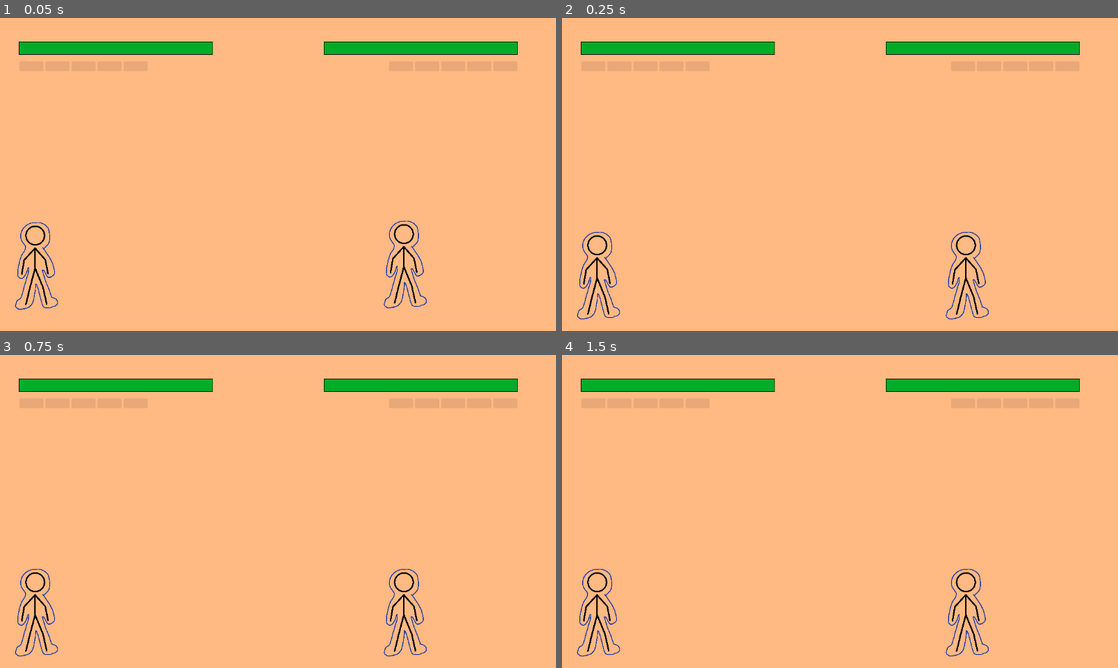
Above: before the commit, frames 1-4 (two rows, left to right).
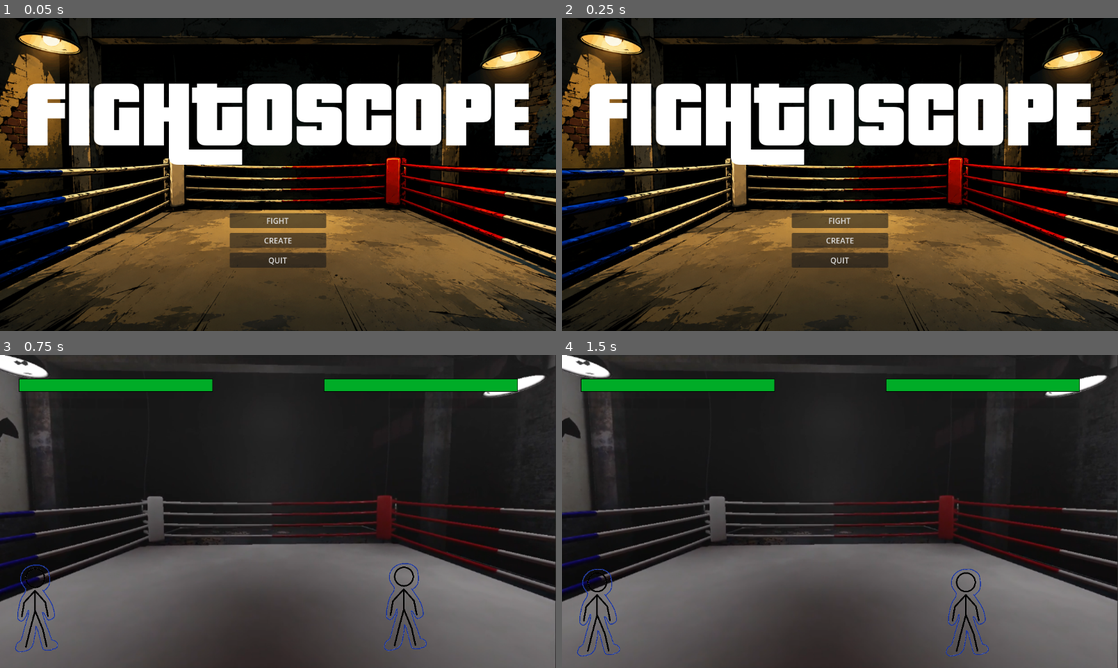
Above: after the commit, the same moments.

Repository: JOACCE/JOACCE-Beta
Game: Godot game, scene res://scenes/o-test/menus/start_menu.tscn
Two runs of this game, one before a commit and one after it. Both use one fixed random seed, a clock stepped at 60 frames per second and the inputs below. Before the commit the project starts from res://scenes/o-test/level/arena.tscn.
Inputs (mouse positions are in pixels of both pictures, inside the frame that each line leads up to):
- Up to frame 1 (0.05 s): no input
- Up to frame 2 (0.25 s): no input
- Up to frame 3 (0.75 s): click (278, 558) at 0.5 s, where only the run after the commit has a clickable "FIGHT"
- Up to frame 4 (1.5 s): tap Enter at 1.25 s; tap K (kick) at 1.35 s

The runs differ from the first frame. In frame 1, 100% of the frame differs, in the area x 0-100%, y 0-100%; in frame 2, 100%; in frame 3, 97%; in frame 4, 97%.

Commit message:
Create Start Menu and Add Arena Background

Diff:
--- a/joacce/project.godot
+++ b/joacce/project.godot
@@ -15,7 +15,7 @@
 [application]
 
 config/name="joacce"
-run/main_scene="uid://jsjuhonb7wka"
+run/main_scene="uid://c67t7qnh2fh8v"
 config/features=PackedStringArray("4.6", "Forward Plus")
 config/icon="res://icon.svg"
 
--- a/joacce/scenes/o-test/level/arena.tscn
+++ b/joacce/scenes/o-test/level/arena.tscn
@@ -1,17 +1,20 @@
 [gd_scene format=3 uid="uid://jsjuhonb7wka"]
 
 [ext_resource type="PackedScene" uid="uid://be8fgmdt6yakd" path="res://scenes/o-test/player/fighter.tscn" id="1_hn76v"]
+[ext_resource type="Script" uid="uid://b7o4j16agbpsf" path="res://scenes/o-test/level/match_manager.gd" id="1_iw1hm"]
+[ext_resource type="Texture2D" uid="uid://b71upxtsdqr3k" path="res://assets/menus/arena.png" id="2_j50fx"]
 [ext_resource type="Script" uid="uid://bie32sa0pgecn" path="res://scenes/o-test/player/StateMachine/StateMachine.gd" id="2_pq3kf"]
 
 [sub_resource type="RectangleShape2D" id="RectangleShape2D_3m8qi"]
 size = Vector2(1192, 20)
 
 [node name="Arena" type="Node2D" unique_id=102359838]
+script = ExtResource("1_iw1hm")
 
-[node name="ColorRect" type="ColorRect" parent="." unique_id=1449089816]
+[node name="ColorRect" type="TextureRect" parent="." unique_id=1186860121]
 offset_right = 1152.0
 offset_bottom = 648.0
-color = Color(1, 0.7250052, 0.51184094, 1)
+texture = ExtResource("2_j50fx")
 
 [node name="Environment" type="Node2D" parent="." unique_id=1426574357]
 
--- /dev/null
+++ b/joacce/scenes/o-test/level/match_manager.gd
@@ -0,0 +1,10 @@
+extends Node2D
+
+# reference to each fighter, needed to track hp
+@onready var fighter_1 = $Fighters/Fighter
+@onready var fighter_2 = $Fighters/Fighter2
+
+# Each fighter will send a signal when their health reaches 0
+
+#func _ready():
+	#fight
--- /dev/null
+++ b/joacce/scenes/o-test/menus/start_menu.gd
@@ -0,0 +1,10 @@
+extends Control
+
+func _on_fight_pressed() -> void:
+	get_tree().change_scene_to_file("res://scenes/o-test/level/arena.tscn")
+
+func _on_create_pressed() -> void:
+	pass # Replace with function body.
+
+func _on_quit_pressed() -> void:
+	get_tree().quit()
--- a/joacce/scenes/o-test/menus/start_menu.tscn
+++ b/joacce/scenes/o-test/menus/start_menu.tscn
@@ -1,4 +1,11 @@
 [gd_scene format=3 uid="uid://c67t7qnh2fh8v"]
+
+[ext_resource type="Script" uid="uid://bsbuulqjjpyev" path="res://scenes/o-test/menus/start_menu.gd" id="1_wcgbl"]
+[ext_resource type="FontFile" uid="uid://bphypfln80nsy" path="res://assets/fonts/Pricedown Bl.otf" id="2_i3wqb"]
+[ext_resource type="Texture2D" uid="uid://bnb23ug205aku" path="res://assets/menus/TEMP title.png" id="2_lrk34"]
+
+[sub_resource type="AtlasTexture" id="AtlasTexture_lrk34"]
+atlas = ExtResource("2_lrk34")
 
 [node name="StartMenu" type="Control" unique_id=2137918807]
 layout_mode = 3
@@ -7,6 +14,19 @@
 anchor_bottom = 1.0
 grow_horizontal = 2
 grow_vertical = 2
+script = ExtResource("1_wcgbl")
+
+[node name="TextureRect" type="TextureRect" parent="." unique_id=308670984]
+layout_mode = 1
+anchors_preset = 15
+anchor_right = 1.0
+anchor_bottom = 1.0
+offset_right = 520.0
+offset_bottom = 293.0
+grow_horizontal = 2
+grow_vertical = 2
+scale = Vector2(0.7, 0.7)
+texture = SubResource("AtlasTexture_lrk34")
 
 [node name="Label" type="Label" parent="." unique_id=1183691088]
 layout_mode = 1
@@ -21,6 +41,8 @@
 offset_bottom = -128.5
 grow_horizontal = 2
 grow_vertical = 2
+theme_override_fonts/font = ExtResource("2_i3wqb")
+theme_override_font_sizes/font_size = 200
 text = "FIGHTOSCOPE"
 
 [node name="VBoxContainer" type="VBoxContainer" parent="." unique_id=1736695817]
@@ -30,18 +52,29 @@
 anchor_top = 0.5
 anchor_right = 0.5
 anchor_bottom = 0.5
-offset_left = -20.0
-offset_top = -20.0
-offset_right = 20.0
-offset_bottom = 20.0
+offset_left = -33.0
+offset_top = 85.5
+offset_right = 33.0
+offset_bottom = 186.5
 grow_horizontal = 2
 grow_vertical = 2
+theme_override_constants/separation = 10
 
 [node name="Fight" type="Button" parent="VBoxContainer" unique_id=278414082]
+custom_minimum_size = Vector2(200, 0)
 layout_mode = 2
+text = "FIGHT"
 
 [node name="Create" type="Button" parent="VBoxContainer" unique_id=2028321398]
+custom_minimum_size = Vector2(200, 0)
 layout_mode = 2
+text = "CREATE"
 
 [node name="Quit" type="Button" parent="VBoxContainer" unique_id=801400251]
+custom_minimum_size = Vector2(200, 0)
 layout_mode = 2
+text = "QUIT"
+
+[connection signal="pressed" from="VBoxContainer/Fight" to="." method="_on_fight_pressed"]
+[connection signal="pressed" from="VBoxContainer/Create" to="." method="_on_create_pressed"]
+[connection signal="pressed" from="VBoxContainer/Quit" to="." method="_on_quit_pressed"]
--- a/joacce/scenes/o-test/player/fighter.gd
+++ b/joacce/scenes/o-test/player/fighter.gd
@@ -29,7 +29,7 @@
 var charge_speed = 70.0
 var current_charge = 0.0
 var max_charge = 100
-var charge_stack = 0
+var charge_stack = 1
 const max_stack = 5
 
 var player ={}
@@ -38,6 +38,7 @@
 var attacking = false
 var animation_playing = false
 var charge_time = 0.0
+
 
 func _ready() -> void:
 	# Initialize UI elements
Binary file added: joacce/assets/fonts/Pricedown Bl.otf
Not shown, added: joacce/assets/fonts/Pricedown Bl.otf.import
Binary file added: joacce/assets/menus/TEMP title.png
Not shown, added: joacce/assets/menus/TEMP title.png.import
Binary file added: joacce/assets/menus/arena.png
Not shown, added: joacce/assets/menus/arena.png.import
Not shown, added: joacce/scenes/o-test/level/match_manager.gd.uid
Not shown, added: joacce/scenes/o-test/menus/start_menu.gd.uid
